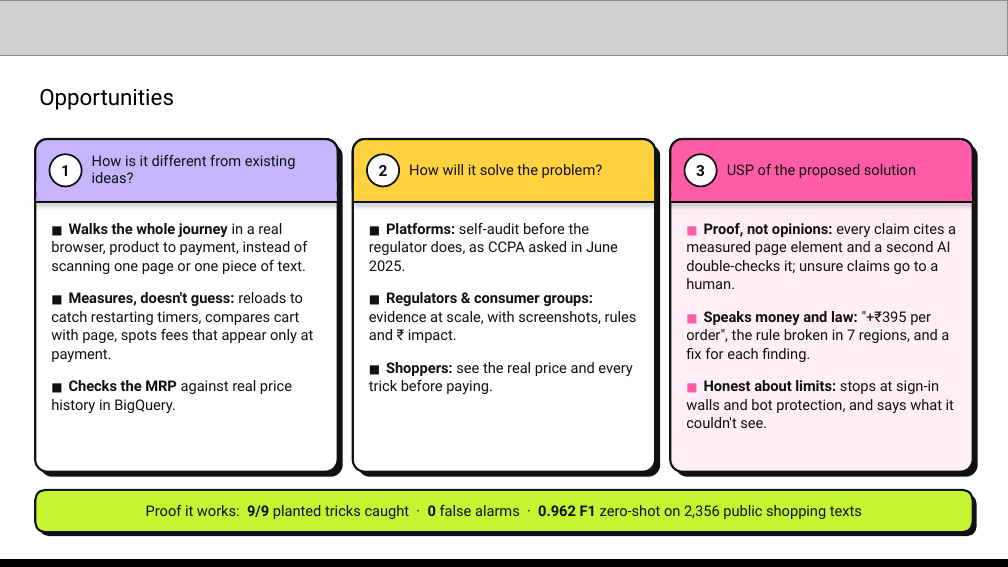
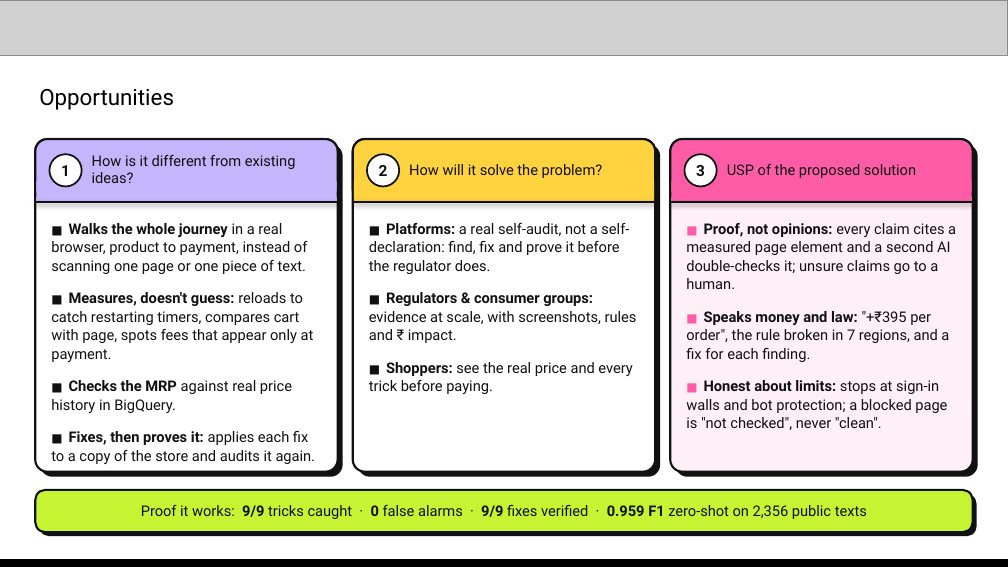
Before and after one commit to saubhagyaashish/shop-honest, a slide deck: slide 3 of Zero Context - Shop Honest - AI Builder Cup.pptx. Drawn at 1008x567 pixels with LibreOffice and Linux fonts; fonts in the diff are those of the drawing; grey boxes stand for pictures. Boxes give left, top, right and bottom in pixels: in the first picture for what was removed or moved away, otherwise in the second. Text is boxed around its words. In the diff, an @@ line names an element or a change of style, - is before the commit and + after.

```diff
--- a/Zero Context - Shop Honest - AI Builder Cup.pptx
+++ b/Zero Context - Shop Honest - AI Builder Cup.pptx
@@ text at [369, 223, 629, 274]: text changed @@
-■ Platforms: self-audit before the regulator does, as CCPA asked in June 2025.
+■ Platforms: a real self-audit, not a self-declaration: find, fix and prove it before the regulator does.
@@ text at [686, 380, 947, 430]: text changed @@
-■ Honest about limits: stops at sign-in walls and bot protection, and says what it couldn't see.
+■ Honest about limits: stops at sign-in walls and bot protection; a blocked page is "not checked", never "clean".
@@ text at [51, 431, 316, 464]: paragraph added @@
+■ Fixes, then proves it: applies each fix to a copy of the store and audits it again.
@@ text at [141, 505, 867, 519]: text changed @@
-Proof it works: 9/9 planted tricks caught · 0 false alarms · 0.962 F1 zero-shot on 2,356 public shopping texts
+Proof it works: 9/9 tricks caught · 0 false alarms · 9/9 fixes verified · 0.959 F1 zero-shot on 2,356 public texts
```
Also in this commit, not shown: 10 other slides changed, 1 slide added, 6 other files.
